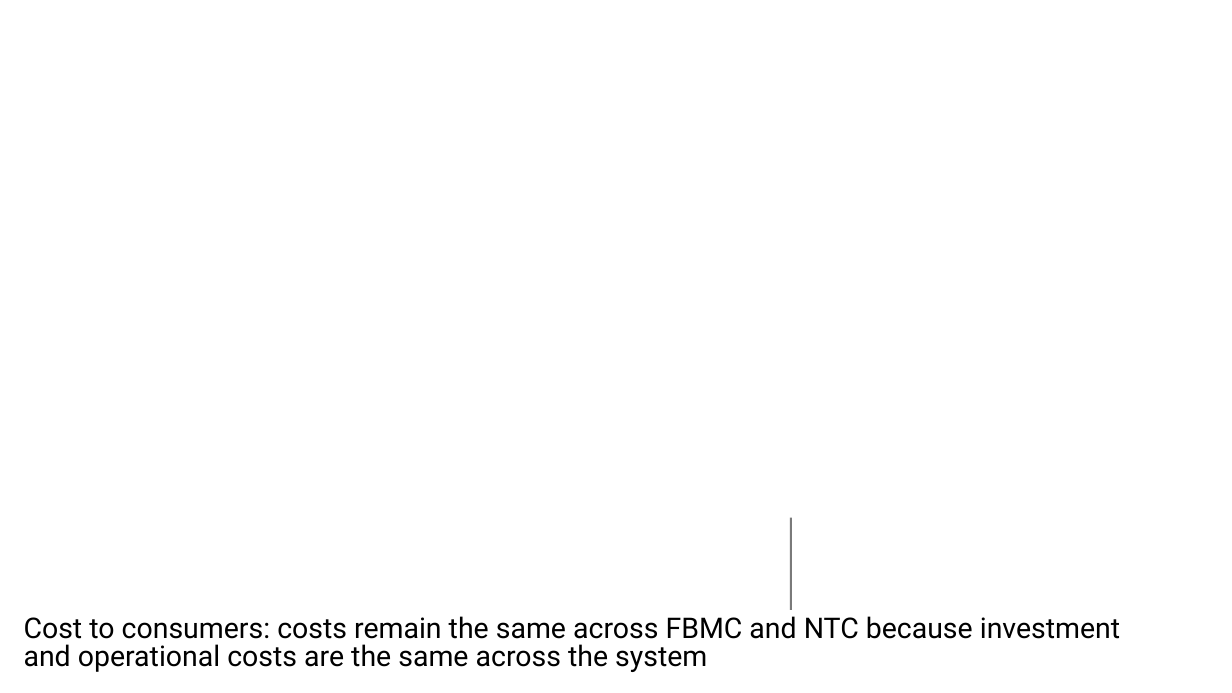
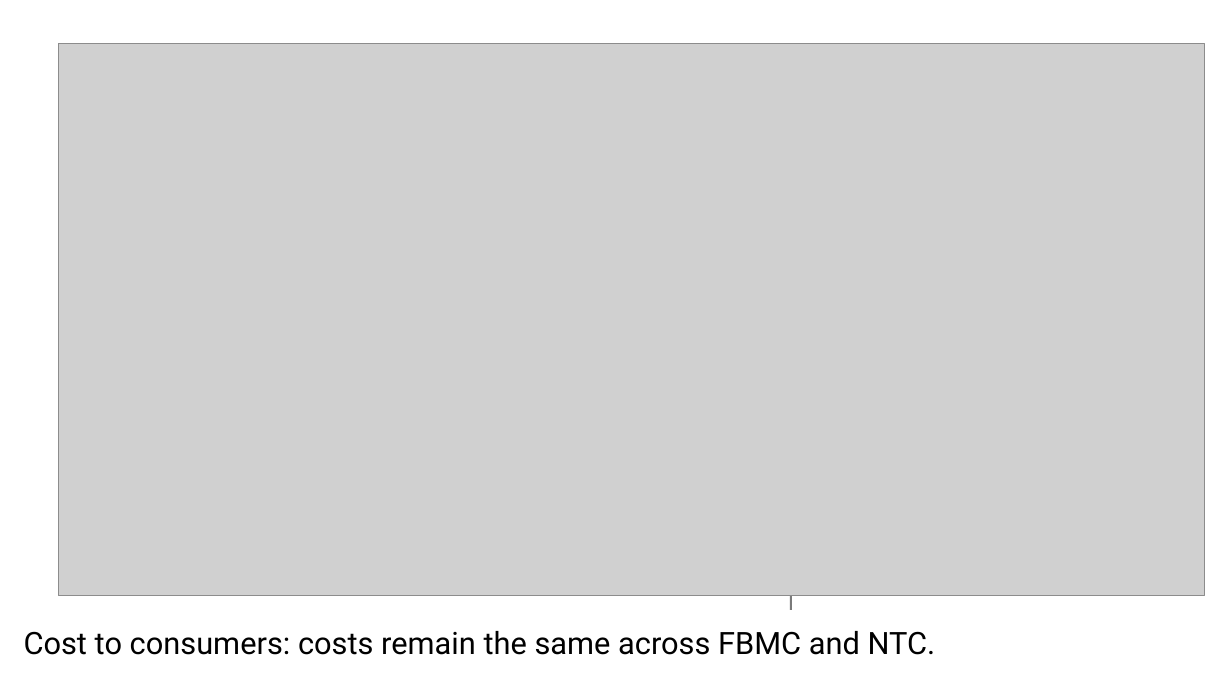
Before and after one commit to kamaladekola/cross_border-CM, a slide deck: slide 5 of analysis_data/Results.pptx (slide 4 before the commit). Drawn at 1232x693 pixels with LibreOffice and Linux fonts; fonts in the diff are those of the drawing; grey boxes stand for pictures; background and template pictures are left out. Boxes give left, top, right and bottom in pixels: in the first picture for what was removed or moved away, otherwise in the second. Text is boxed around its words. In the diff, an @@ line names an element or a change of style, - is before the commit and + after.

```diff
--- a/analysis_data/Results.pptx
+++ b/analysis_data/Results.pptx
@@ picture added at [58, 43, 1205, 595] @@
@@ subtitle at [24, 631, 936, 655]: text changed; size 22.2 to 24 pt @@
-Cost to consumers: costs remain the same across FBMC and NTC because investment and operational costs are the same across the system
+Cost to consumers: costs remain the same across FBMC and NTC.
```
Also in this commit, not shown: 5 other slides changed, 3 slides added, 1 slide removed, 48 other files.
